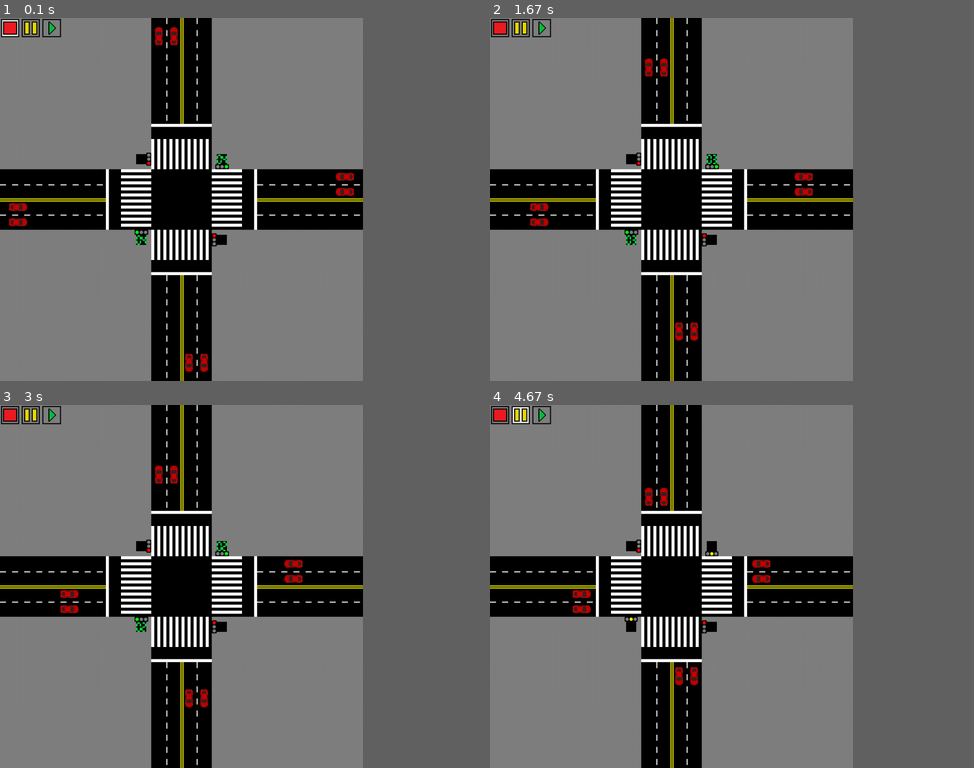
Above: before the commit, frames 1-4 (two rows, left to right).
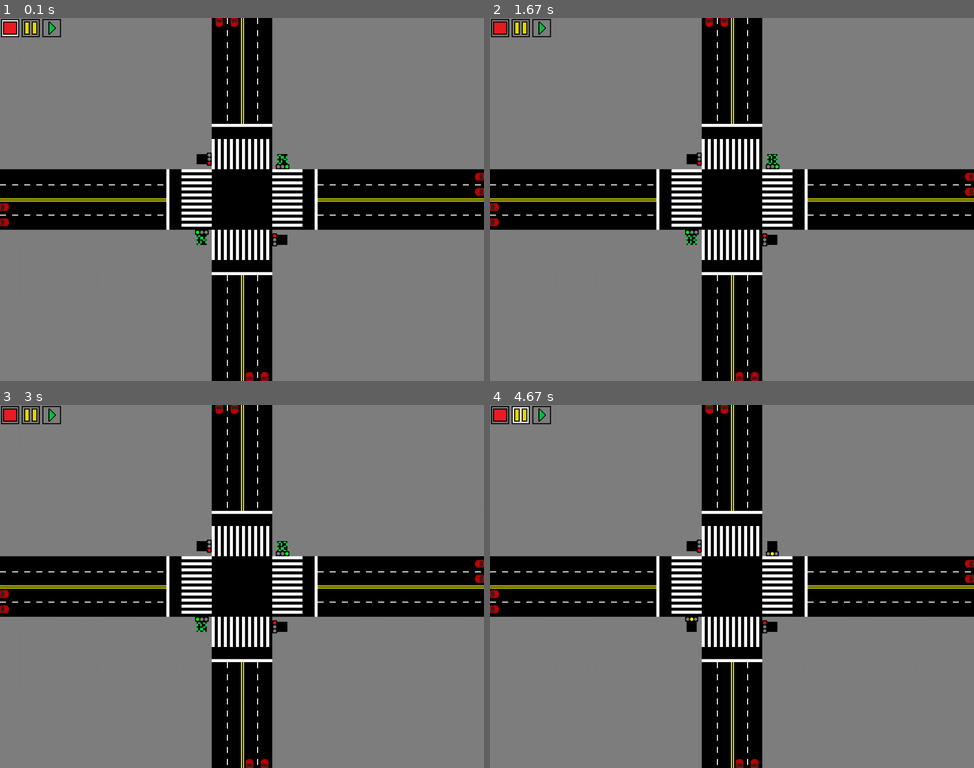
Above: after the commit, the same moments.

Repository: danielsds1/TrafficLights
Game: pygame game, started from traffic-simulation-pygame-master/traffic.py
Same seed, same stepped clock (60 frames per second), same inputs: the game is played once before the commit and once after it.
Inputs (mouse positions are in pixels of both pictures, inside the frame that each line leads up to):
- Up to frame 1 (0.1 s): no input
- Up to frame 2 (1.67 s): press the mouse at (519, 28) at 0.37 s; move the mouse to (635, 166) at 0.47 s; release the mouse at (746, 308) at 0.6 s; press the mouse at (543, 28) at 0.7 s; move the mouse to (654, 152) at 0.8 s; release the mouse at (765, 275) at 0.93 s; press the mouse at (519, 28) at 1.03 s; move the mouse to (664, 86) at 1.13 s; release the mouse at (809, 148) at 1.27 s; press the mouse at (543, 28) at 1.37 s; move the mouse to (615, 54) at 1.47 s; release the mouse at (693, 79) at 1.6 s
- Up to frame 3 (3 s): press the mouse at (29, 415) at 1.7 s; move the mouse to (135, 524) at 1.8 s; release the mouse at (237, 637) at 1.93 s; press the mouse at (53, 415) at 2.03 s; move the mouse to (164, 568) at 2.13 s; release the mouse at (275, 724) at 2.27 s; press the mouse at (29, 415) at 2.37 s; move the mouse to (58, 459) at 2.47 s; release the mouse at (87, 506) at 2.6 s; press the mouse at (53, 415) at 2.7 s; move the mouse to (169, 473) at 2.8 s; release the mouse at (290, 535) at 2.93 s
- Up to frame 4 (4.67 s): press the mouse at (519, 415) at 3.03 s; move the mouse to (581, 532) at 3.13 s; release the mouse at (640, 651) at 3.27 s; press the mouse at (543, 415) at 3.37 s; move the mouse to (596, 557) at 3.47 s; release the mouse at (649, 702) at 3.6 s; press the mouse at (519, 415) at 3.7 s; move the mouse to (654, 524) at 3.8 s; release the mouse at (790, 637) at 3.93 s; press the mouse at (543, 415) at 4.03 s; move the mouse to (567, 441) at 4.13 s; release the mouse at (596, 466) at 4.27 s; press the mouse at (519, 415) at 4.37 s; move the mouse to (625, 434) at 4.47 s; release the mouse at (732, 452) at 4.6 s
In our replay, the window is 675x675 before the commit and 900x675 after it. These sizes can differ from the game's own. Grey fills any space a smaller window leaves; there, only what the larger window draws over its background counts as a difference.

The runs differ from the first frame. In frame 1, 29% of the frame differs, in the area x 0-100%, y 0-100%; in frame 2, 29%; in frame 3, 29%; in frame 4, 29%.

Commit message:
Stop Logic fixed
Changed the algorithm that causes the cars to stop

Diff:
--- a/traffic-simulation-pygame-master/Sem título1.py
+++ /dev/null
@@ -1,66 +0,0 @@
-# -*- coding: utf-8 -*-
-"""
-Created on Sun Jul  1 16:05:40 2018
-
-@author: Daniel
-"""
-
-import sys, pygame, random, time
-pygame.init()
-
-size = width, height = 1280, 720
-screen = pygame.display.set_mode(size)
-
-done = False
-
-Black=0,0,0
-White=255,255,255
-
-Time = 0
-Minute = 0
-Hour = 0
-Day = 0
-
-#Fonts
-Font = pygame.font.SysFont("Trebuchet MS", 25)
-
-#Day
-DayFont = Font.render("Day:"+str(Day),1, Black)
-DayFontR=DayFont.get_rect()
-DayFontR.center=(985,20)
-#Hour
-HourFont = Font.render("Hour:"+str(Hour),1, Black)
-HourFontR=HourFont.get_rect()
-HourFontR.center=(1085,20)
-#Minute
-MinuteFont = Font.render("Minute:"+str(Minute),1, Black)
-MinuteFontR=MinuteFont.get_rect()
-MinuteFontR.center=(1200,20)
-
-Clock = pygame.time.Clock()
-
-while not done:
-    for event in pygame.event.get():
-        if event.type == pygame.QUIT:
-            done = True
-
-    screen.fill(White)
-
-    #Timer
-    while Time==0:
-        time.sleep(1)
-        Minute=Minute+1
-        screen.blit(MinuteFont, MinuteFontR)
-        if Minute == 60:
-            Hour=Hour+1
-            screen.blit(HourFont, HourFontR)
-        if Hour==12:
-            Hour=0
-            Day=Day+1
-            screen.blit(DayFont, DayFontR)
-
-    pygame.display.flip()
-
-    Clock.tick(60)
-
-pygame.quit()
--- a/traffic-simulation-pygame-master/traffic.py
+++ b/traffic-simulation-pygame-master/traffic.py
@@ -1,10 +1,7 @@
-import pygame
-import sys
+import datetime
 import math as mt
-import numpy as np
-import datetime
+import random
 from pygame import *
-from pygame.locals import *
 from pygame.sprite import *
 
 # initialize pygame
@@ -17,7 +14,7 @@
 
 STREET = 120
 STRIPE = 6
-WIDTH = int(120 * 6)
+WIDTH = int(120 * 8)
 HEIGHT = int(120 * 6)
 
 HORMAP = [[0 for col in range(WIDTH)] for row in range(4)]
@@ -71,7 +68,8 @@
              (int(WIDTH / 2 + 3 * STREET / 8), HEIGHT)]
 
 CARSIZE = [40, 20]
-MAX_SPEED = 30
+MAX_SPEED= [1,2,5,10]
+MAX_DELAY=10
 BTN_POS = [[20, 20], [61, 20], [102, 20]]
 velocity = [10, 10]
 
@@ -79,9 +77,9 @@
 # make a class of cars
 class Cars(Sprite):
 
-  def __init__(self, lane: int, speed=2):
-    self.delay = 5
-    self.speed = speed
+  def __init__(self, lane: int, speed = 0):
+    self.delay = 100
+    self.speed = random.randint(0,3)
     self.lane = lane
     if lane == 0 or lane == 1:
       self.origin = 'r'
@@ -96,117 +94,73 @@
       self.origin = 'd'
       self.sign = -1
     Sprite.__init__(self)
-    self.image = image.load('img/' + self.origin + 'car.png')
+    self.image = image.load('img/car/' + self.origin + 'car.png')
     self.x = int(CAR_LANES[lane][0])  # variable denoting x position of car
     self.y = int(CAR_LANES[lane][1])  # y position of car
     self.rect = self.image.get_rect(center=(self.x, self.y))  # used to place the car
 
     # car1.move(xp,signal_counter,car2)
 
-  def move(self, xp, sgn, a):
-
-    if self.x < 0 or self.x > WIDTH:
-      self.x = int(CAR_LANES[self.lane][0])
-    if self.y < 0 or self.y > HEIGHT:
-      self.y = int(CAR_LANES[self.lane][1])
-
-    if self.lane < 4:
-      try:
-        if HORMAP[self.lane][self.x + 40 * self.sign] == 0:
-          self.x += self.sign * self.speed
-          if self.lane > 1:
-            self.rect.left = self.x
-          else:
-            self.rect.right = self.x
-      except:
-        self.x += self.sign * self.speed
-        if self.lane > 1:
+  def move(self,signal):
+
+    if self.delay==0:
+      if self.x < 0 or self.x > WIDTH-1:
+        self.x = int(CAR_LANES[self.lane][0])
+      if self.y < 0 or self.y > HEIGHT-1:
+        self.y = int(CAR_LANES[self.lane][1])
+
+      if 0 <= self.lane <= 1:
+        if signal != 2 or self.x !=(STOP_LANE[0][0] + STRIPE + 40):
+          self.x += self.sign * MAX_SPEED[self.speed]
+          self.rect.right = self.x
+        else:
+          self.delay = 100
+      elif 2 <= self.lane <= 3:
+        if signal != 2 or self.x != (STOP_LANE[1][0]-40):
+          self.x += self.sign * MAX_SPEED[self.speed]
           self.rect.left = self.x
         else:
-          self.rect.right = self.x
-    else:
-      try:
-        if VERMAP[self.lane][self.y + 40 * self.sign] == 0:
-          print(self.x,self.y)
-          self.y += self.sign * self.speed
-          if self.lane > 5:
-            self.rect.bottom = self.y
-          else:
-            self.rect.top = self.y
-      except:
-        self.y += self.sign * self.speed
-        if self.lane > 5:
+          self.delay = 100
+
+      elif 4 <= self.lane <= 5:
+        if signal != 2 or self.y != (STOP_LANE[2][1] - 40):
+          self.y += self.sign * MAX_SPEED[self.speed]
+          self.rect.top = self.y
+        else:
+          self.delay = 100
+
+      elif 6 <= self.lane <= 7:
+        if signal != 2 or self.y != (STOP_LANE[3][1] + STRIPE + 40):
+          self.y += self.sign * MAX_SPEED[self.speed]
           self.rect.bottom = self.y
         else:
-          self.rect.top = self.y
-
-    '''
-    # if
-    xp = self.x + xp  # new place for the car
-
-    if xp > WIDTH:
-      xp = xp - 1200
-    dista = xp - a.x
-
-    if sgn == 0 or sgn == 1:
-      self.rect.left = xp*self.sign  # move the car
-      self.x = xp  # update the car position
-    elif sgn == 2:
-      if self.x > WIDTH / 2 - STREET * 6 / 4:
-        self.rect.left = xp
-        self.x = xp
-      elif self.x >= WIDTH / 2 - STREET * 6 / 4 and self.x <= 550:
-        pass
-      elif dista > -20 and dista < 20:  # to check nearby cars
-        pass
-      else:
-        self.rect.left = xp
-        self.x = xp'''
+          self.delay = 100
+    else:
+      self.delay-=1
+      if self.delay<0:
+        self.delay=0
+
 
 
 class Signal(Sprite):
   def __init__(self, x, y, origin):
     Sprite.__init__(self)
     self.origin = origin
-    self.image = image.load('img/' + origin + 'red.png')
+    self.image = image.load('img/lite/' + origin + 'red.png')
     self.rect = self.image.get_rect(center=(x, y))
 
   def change_sign(self, color):
-    self.image = image.load('img/' + self.origin + color + '.png')
-    if color == 'red':
-      if self.origin == 'l' or self.origin == 'r':
-        HORMAP[0][int(STOP_LANE[0][0]) + STRIPE] = 1
-        HORMAP[1][int(STOP_LANE[0][0]) + STRIPE] = 1
-        HORMAP[2][int(STOP_LANE[1][0])] = 1
-        HORMAP[3][int(STOP_LANE[1][0])] = 1
-      else:
-        VERMAP[0][int(STOP_LANE[2][1])] = 1
-        VERMAP[1][int(STOP_LANE[2][1])] = 1
-        VERMAP[2][int(STOP_LANE[3][1]) + STRIPE] = 1
-        VERMAP[3][int(STOP_LANE[3][1]) + STRIPE] = 1
-
-    else:
-
-      if self.origin == 'l' or self.origin == 'r':
-        HORMAP[0][int(STOP_LANE[0][0]) + STRIPE] = 0
-        HORMAP[1][int(STOP_LANE[0][0]) + STRIPE] = 0
-        HORMAP[2][int(STOP_LANE[1][0])] = 0
-        HORMAP[3][int(STOP_LANE[1][0])] = 0
-      else:
-        VERMAP[0][int(STOP_LANE[2][1])] = 0
-        VERMAP[1][int(STOP_LANE[2][1])] = 0
-        VERMAP[2][int(STOP_LANE[3][1]) + STRIPE] = 0
-        VERMAP[3][int(STOP_LANE[3][1]) + STRIPE] = 0
+    self.image = image.load('img/lite/' + self.origin + color + '.png')
 
 
 class Watch(Sprite):
   def __init__(self, x, y):
     Sprite.__init__(self)
-    self.image = image.load('img/off.png')
+    self.image = image.load('img/num/off.png')
     self.rect = self.image.get_rect(center=(x, y))
 
   def change_num(self, num):
-    self.image = image.load('img/' + str(num) + '.png')
+    self.image = image.load('img/num/' + str(num) + '.png')
 
 
 class Button(Sprite):
@@ -324,42 +278,39 @@
   all_watches = Group(lwatch1, lwatch2, rwatch1, rwatch2, uwatch1, uwatch2, dwatch1, dwatch2)
   all_buttons = Group(button0, button1, button2)
 
-  signal_counter = 0
+  signal_counterh = 0
+  signal_counterv = 0
   cont = 0
   green_time = 10
   yellow_time = 3
   red_time = 10
   total_time = green_time + red_time + yellow_time
+  rtime=0
 
   while True:
 
-    now = datetime.datetime.timetuple(datetime.datetime.now())
-    seconds = (now.tm_hour * 3600 + now.tm_min * 60 + now.tm_sec) - (
-      start.tm_hour * 3600 + start.tm_min * 60 + start.tm_sec)
-    rtime = seconds % total_time
-    # flaggreen=0
-
     if rtime == 0:
-      signal_counter = 0
+      signal_counterh = 0
+      signal_counterv = 2
       lsignal.change_sign('green')
       rsignal.change_sign('green')
       usignal.change_sign('red')
       dsignal.change_sign('red')
     elif rtime == green_time:
-      signal_counter = 1
+      signal_counterh = 1
       lsignal.change_sign('yellow')
       rsignal.change_sign('yellow')
     elif rtime == green_time + yellow_time:
-      signal_counter = 2
+      signal_counterh = 2
+      signal_counterv = 0
       lsignal.change_sign('red')
       rsignal.change_sign('red')
       usignal.change_sign('green')
       dsignal.change_sign('green')
     elif rtime == green_time + red_time:
-      signal_counter = 2
+      signal_counterv = 1
       usignal.change_sign('yellow')
       dsignal.change_sign('yellow')
-
     if rtime < green_time:
       if cont != rtime:
         lwatch1.change_num(mt.floor((green_time - rtime) / 10))
@@ -372,7 +323,6 @@
         dwatch2.change_num('off')
       else:
         cont = rtime
-
     elif rtime < green_time + yellow_time:
 
       if cont != rtime:
@@ -400,21 +350,24 @@
       uwatch2.change_num('off')
       dwatch1.change_num('off')
       dwatch2.change_num('off')
+    now = datetime.datetime.timetuple(datetime.datetime.now())
+    seconds = (now.tm_hour * 3600 + now.tm_min * 60 + now.tm_sec) - (
+      start.tm_hour * 3600 + start.tm_min * 60 + start.tm_sec)
+    rtime = seconds % total_time
     mouse_pos = mouse.get_pos()
     click = mouse.get_pressed()
 
-    xp = 10
-
     drawBackground(frame, HEIGHT, WIDTH, STREET, STRIPE)
     # print(frame.get_at((int(WIDTH/2),int(HEIGHT/2))))
-    car1.move(xp, signal_counter, car2)
-    car2.move(xp, signal_counter, car3)
-    car3.move(xp, signal_counter, car4)
-    car4.move(xp, signal_counter, car1)
-    car5.move(xp, signal_counter, car2)
-    car6.move(xp, signal_counter, car3)
-    car7.move(xp, signal_counter, car4)
-    car8.move(xp, signal_counter, car1)
+    car1.move(signal_counterh)
+    car2.move(signal_counterh)
+    car3.move(signal_counterh)
+    car4.move(signal_counterh)
+    car5.move(signal_counterv)
+    car6.move(signal_counterv)
+    car7.move(signal_counterv)
+    car8.move(signal_counterv)
+
     e = event.pump()  # Don't ever remove this for Odin's sake!
 
     # Stop execution
Renamed: traffic-simulation-pygame-master/img/ucar.png -> traffic-simulation-pygame-master/img/car/dcar.png
Renamed: traffic-simulation-pygame-master/img/lcar.png -> traffic-simulation-pygame-master/img/car/lcar.png
Renamed: traffic-simulation-pygame-master/img/rcar.png -> traffic-simulation-pygame-master/img/car/rcar.png
Renamed: traffic-simulation-pygame-master/img/dcar.png -> traffic-simulation-pygame-master/img/car/ucar.png
Renamed: traffic-simulation-pygame-master/img/dgreen.png -> traffic-simulation-pygame-master/img/lite/dgreen.png
Renamed: traffic-simulation-pygame-master/img/dred.png -> traffic-simulation-pygame-master/img/lite/dred.png
Renamed: traffic-simulation-pygame-master/img/dyellow.png -> traffic-simulation-pygame-master/img/lite/dyellow.png
Renamed: traffic-simulation-pygame-master/img/lgreen.png -> traffic-simulation-pygame-master/img/lite/lgreen.png
Renamed: traffic-simulation-pygame-master/img/lred.png -> traffic-simulation-pygame-master/img/lite/lred.png
Renamed: traffic-simulation-pygame-master/img/lyellow.png -> traffic-simulation-pygame-master/img/lite/lyellow.png
Renamed: traffic-simulation-pygame-master/img/rgreen.png -> traffic-simulation-pygame-master/img/lite/rgreen.png
Renamed: traffic-simulation-pygame-master/img/rred.png -> traffic-simulation-pygame-master/img/lite/rred.png
(and 15 more such lines)
